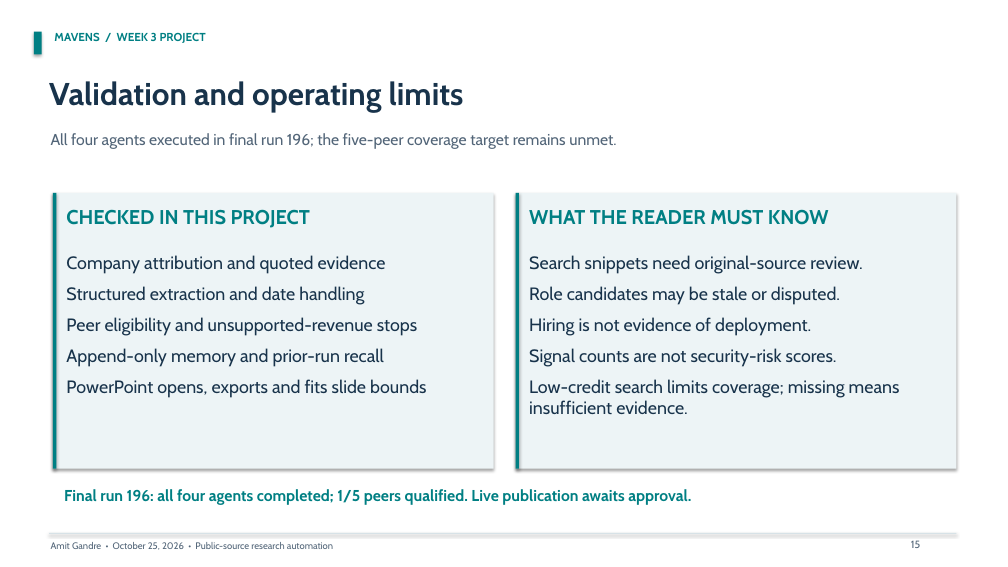
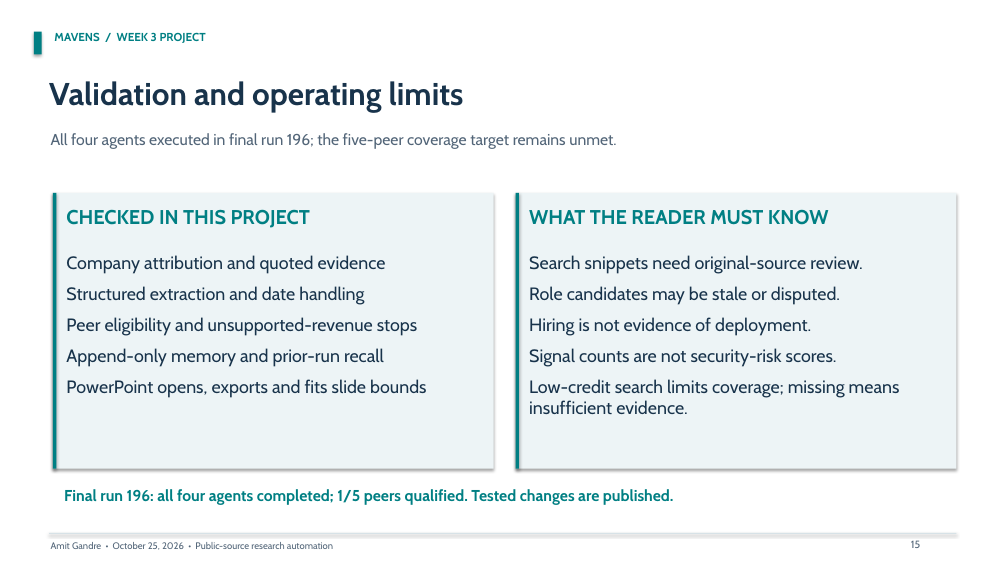
Before and after one commit to amitgandre/Mavens-Week3-AmitG, a slide deck: slide 15 of presentations/Project-overview.pptx. Drawn at 1008x567 pixels with LibreOffice and Linux fonts; fonts in the diff are those of the drawing. Boxes give left, top, right and bottom in pixels: in the first picture for what was removed or moved away, otherwise in the second. Text is boxed around its words. In the diff, an @@ line names an element or a change of style, - is before the commit and + after.

Commit message:
Publish approved orchestrator and refresh handoff status

```diff
--- a/presentations/Project-overview.pptx
+++ b/presentations/Project-overview.pptx
@@ text at <box>64,489,674,505</box>: text changed @@
-Final run 196: all four agents completed; 1/5 peers qualified. Live publication awaits approval.
+Final run 196: all four agents completed; 1/5 peers qualified. Tested changes are published.
```
Also in this commit, not shown: 2 other slides changed, 16 other files.
